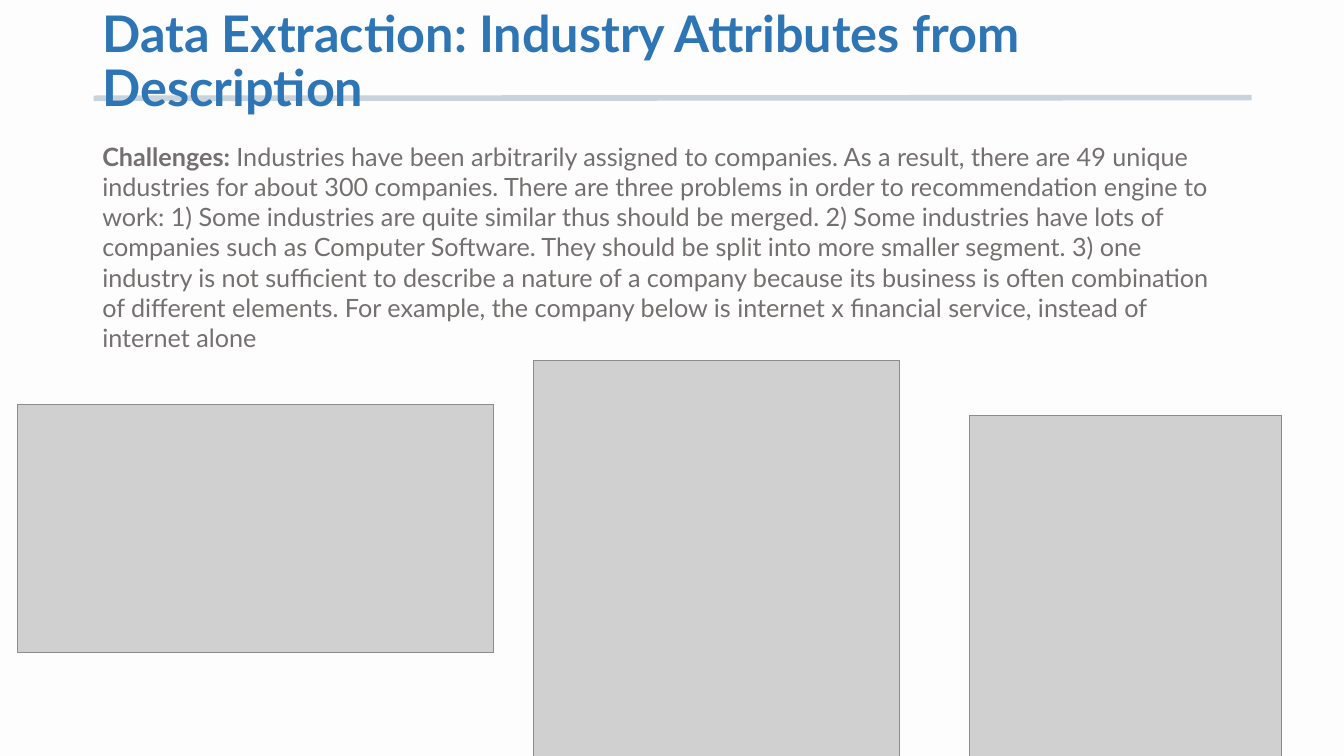
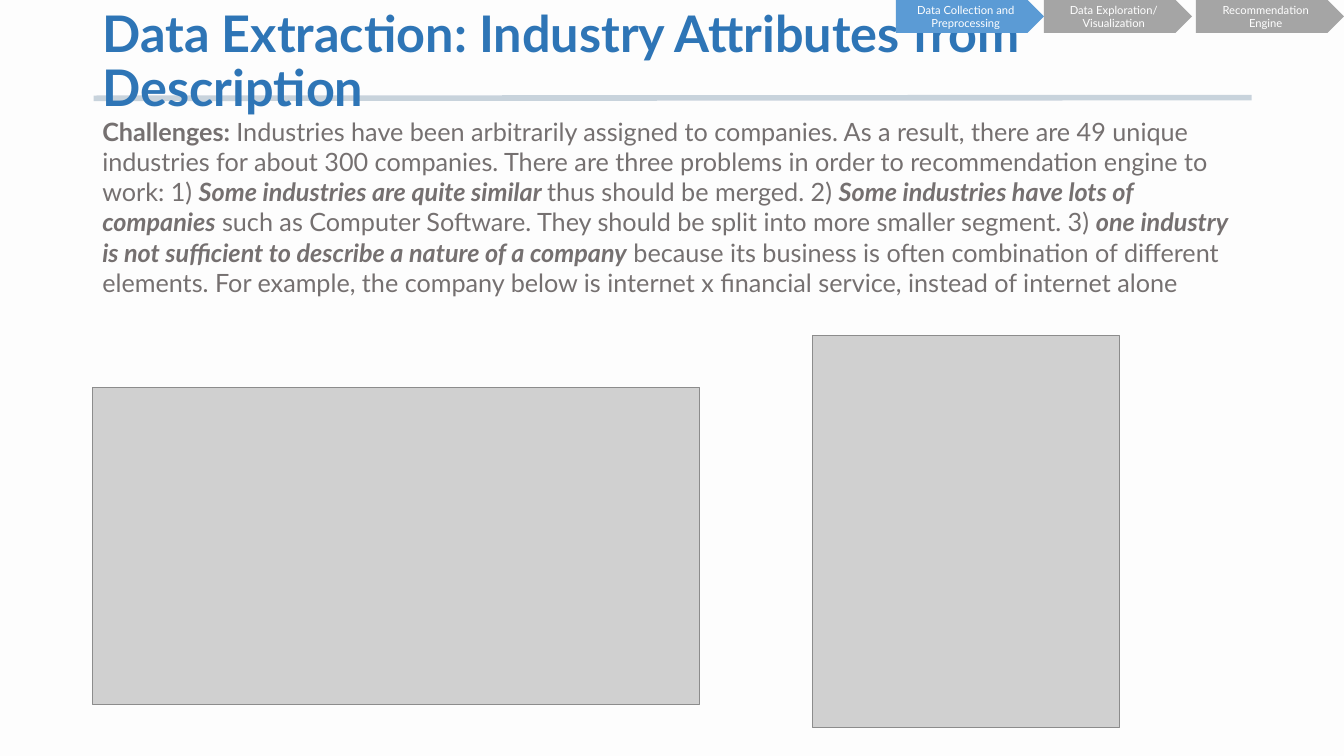
Before and after one commit to K-AlfredIwasaki/job_hunting_made_easy, a slide deck: slide 12 of startup_db_recommendation.pptx. Drawn at 1344x756 pixels with LibreOffice and Linux fonts; fonts in the diff are those of the drawing; grey boxes stand for pictures. Boxes give left, top, right and bottom in pixels: in the first picture for what was removed or moved away, otherwise in the second. Text is boxed around its words. In the diff, an @@ line names an element or a change of style, - is before the commit and + after.

```diff
--- a/startup_db_recommendation.pptx
+++ b/startup_db_recommendation.pptx
@@ pentagon arrow added at bbox=[896, 0, 1045, 33], fill #5B9BD5, 8 pt, text #FFFFFF @@
+Data Collection and Preprocessing
@@ pentagon arrow added at bbox=[1045, 0, 1193, 33], fill #A5A5A5, 8 pt, text #FFFFFF @@
+Data Exploration/ Visualization
@@ pentagon arrow added at bbox=[1196, 0, 1344, 33], fill #A5A5A5, 8 pt, text #FFFFFF @@
+Recommendation Engine
@@ text "Challenges: Industries have been arbitrarily ...": place and size @@
-text "Challenges: Industries have been arbitrarily ..." at bbox=[102, 147, 1208, 347]
+text "Challenges: Industries have been arbitrarily ..." at bbox=[102, 122, 1229, 297]
@@ text "Challenges: Industries have been arbitrarily ..." at bbox=[102, 122, 1229, 297]: bold on, italic on in "Some industries are quite similar Some industries ..." @@
@@ picture: place and size @@
-picture at bbox=[970, 415, 1281, 756]
+picture at bbox=[814, 335, 1120, 728]
@@ picture: place and size @@
-picture at bbox=[18, 404, 494, 653]
+picture at bbox=[93, 387, 701, 705]
@@ picture removed at bbox=[533, 360, 899, 756] @@
```
Also in this commit, not shown: 10 other slides changed, 4 slides added, 7 slides removed.
